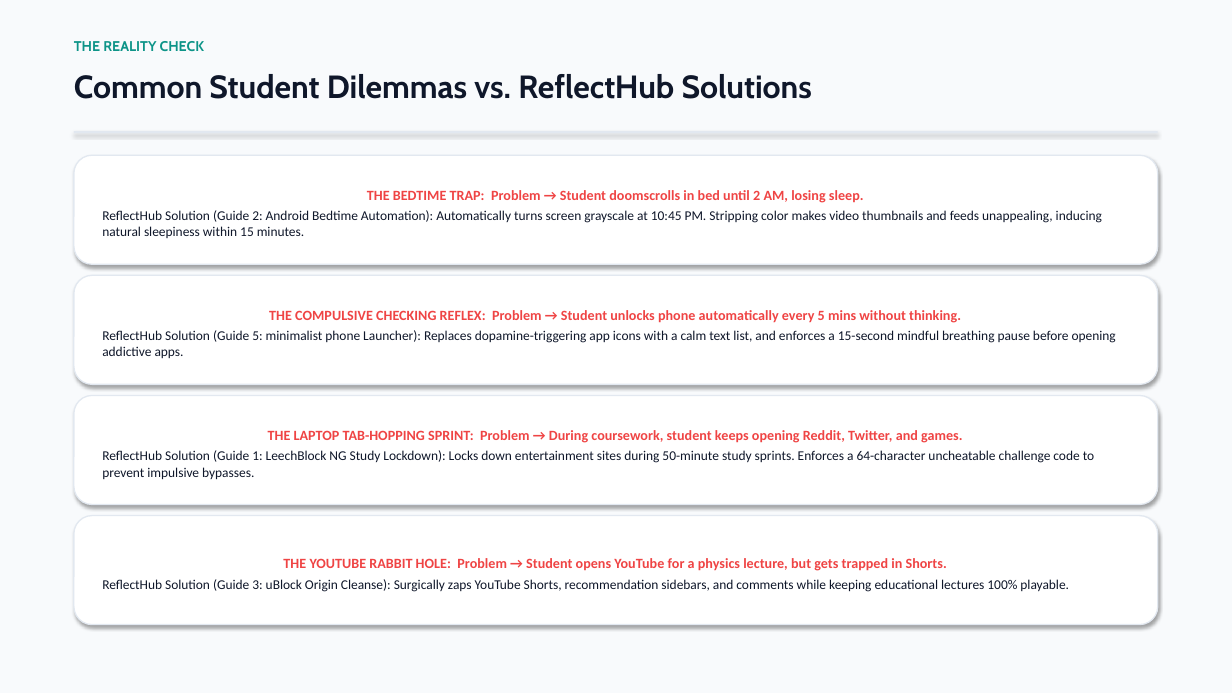
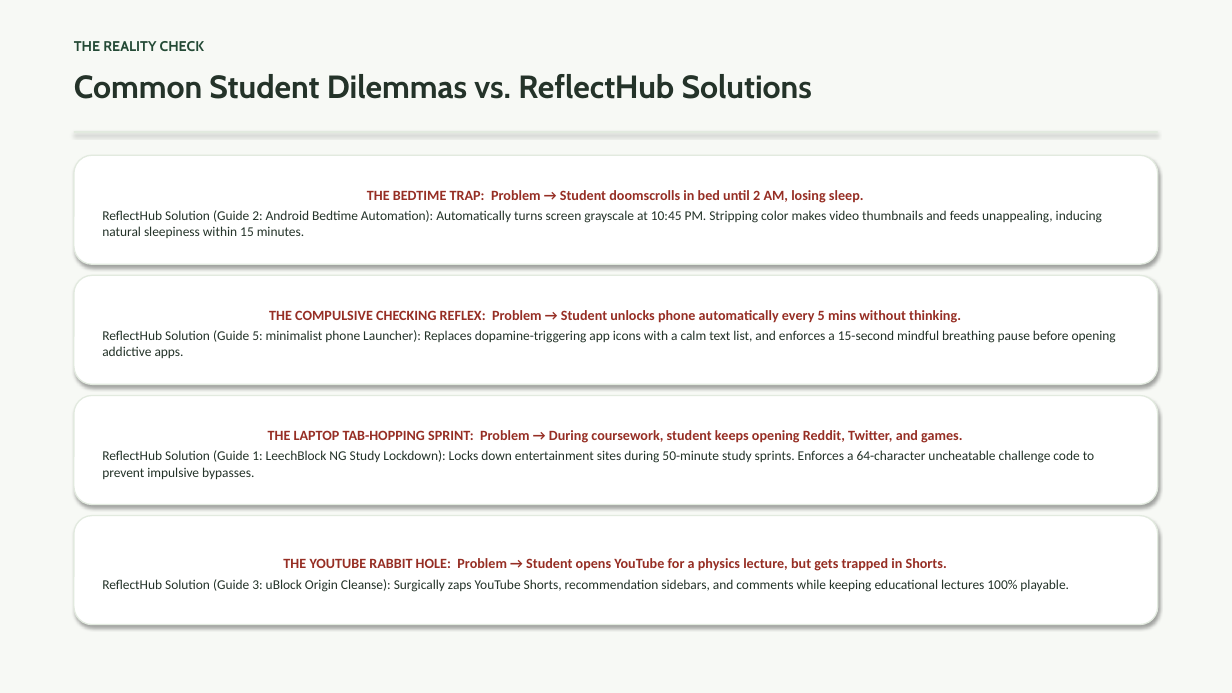
Before and after one commit to ruler1666/DWproject, a slide deck: slide 9 of ReflectHub_Digital_Wellness_Awareness.pptx. Drawn at 1232x693 pixels with LibreOffice and Linux fonts; fonts in the diff are those of the drawing. Boxes give left, top, right and bottom in pixels: in the first picture for what was removed or moved away, otherwise in the second. Text is boxed around its words. In the diff, an @@ line names an element or a change of style, - is before the commit and + after.

Commit message:
feat(ui): redesign website with Sage Green, Cream, and Forest Green color palette
- Applied user-recommended organic digital wellness palette:
  * Main background: #F7F9F5 (Cream / Warm Off-White)
  * Primary buttons: #244A36 (Deep Forest Green)
  * Secondary elements: #6B8F71 (Earthy Sage Green)
  * Cards: #FFFFFF (Pure Crisp White)
  * Highlight sections: #EAF1E8 (Soft Sage Tint)
  * Main text: #243329 (Deep Charcoal Green, WCAG AAA 12.8:1)
  * Accent: #D6A85F (Warm Golden Sand / Honey Accent)
- Replaced bright multi-colored neon gradients (#7c3aed, #2563eb, #0284c7) with solid tones and serene sage/forest/gold accents
- Calmed shadows to soft, organic slate rgba(36, 51, 41, 0.06)
- Re-captured real website screenshots with the new design system
- Rebuilt both university evaluation PowerPoint decks with updated colors and screenshots

```diff
--- a/ReflectHub_Digital_Wellness_Awareness.pptx
+++ b/ReflectHub_Digital_Wellness_Awareness.pptx
@@ rectangle at (0,0,1232,693): fill #F8FAFC to #F7F9F5 @@
@@ text "THE REALITY CHECK" at (74,41,204,51): text colour #0D9488 to #244A36 @@
@@ text "Common Student Dilemmas vs. ReflectHub ..." at (74,74,812,99): text colour #0F172A to #243329 @@
@@ rectangle at (74,131,1158,133): fill #E2E8F0 to #E2EADF @@
@@ rounded rectangle "THE BEDTIME TRAP: Problem → ..." at (74,155,1158,264): text colour #EF4444 to #962E24 in "THE BEDTIME TRAP: Problem → Student doomscrolls ..."; text colour #0F172A to #243329 in "ReflectHub Solution (Guide 2: Android Bedtime Automation): ..."; outline #E2E8F0 1 pt to #E2EADF 1 pt @@
@@ rounded rectangle "THE COMPULSIVE CHECKING REFLEX: Problem ..." at (74,275,1158,384): text colour #EF4444 to #962E24 in "THE COMPULSIVE CHECKING REFLEX: Problem → Student ..."; text colour #0F172A to #243329 in "ReflectHub Solution (Guide 5: minimalist phone Launcher): ..."; outline #E2E8F0 1 pt to #E2EADF 1 pt @@
@@ rounded rectangle "THE LAPTOP TAB-HOPPING SPRINT: Problem ..." at (74,396,1158,505): text colour #EF4444 to #962E24 in "THE LAPTOP TAB-HOPPING SPRINT: Problem → During ..."; text colour #0F172A to #243329 in "ReflectHub Solution (Guide 1: LeechBlock NG Study ..."; outline #E2E8F0 1 pt to #E2EADF 1 pt @@
@@ rounded rectangle "THE YOUTUBE RABBIT HOLE: Problem ..." at (74,516,1158,625): text colour #EF4444 to #962E24 in "THE YOUTUBE RABBIT HOLE: Problem → Student ..."; text colour #0F172A to #243329 in "ReflectHub Solution (Guide 3: uBlock Origin Cleanse): ..."; outline #E2E8F0 1 pt to #E2EADF 1 pt @@
```
Also in this commit, not shown: 14 other slides changed, 7 other files.
